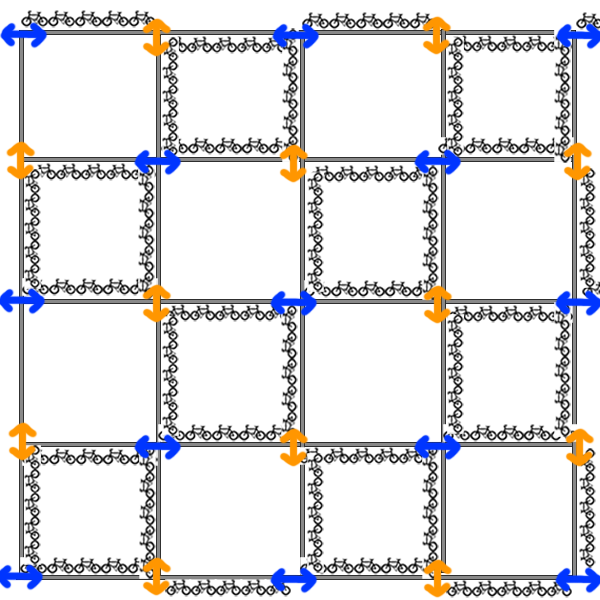
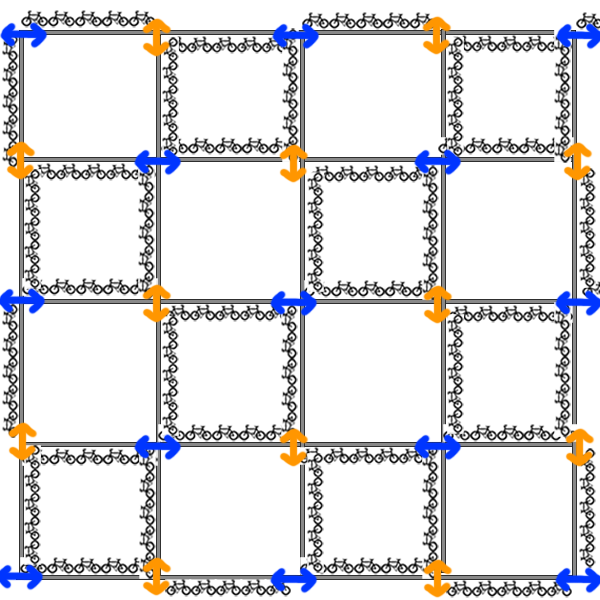
Two versions of the same layered image (600 × 600). Layer-by-layer changes:
added layer "Layer 2 copy 56" above "Layer 2 copy 55" over [2, 37, 19, 168]
added layer "Layer 2 copy 55" above "Layer 2 copy 36" over [2, 303, 19, 438]
